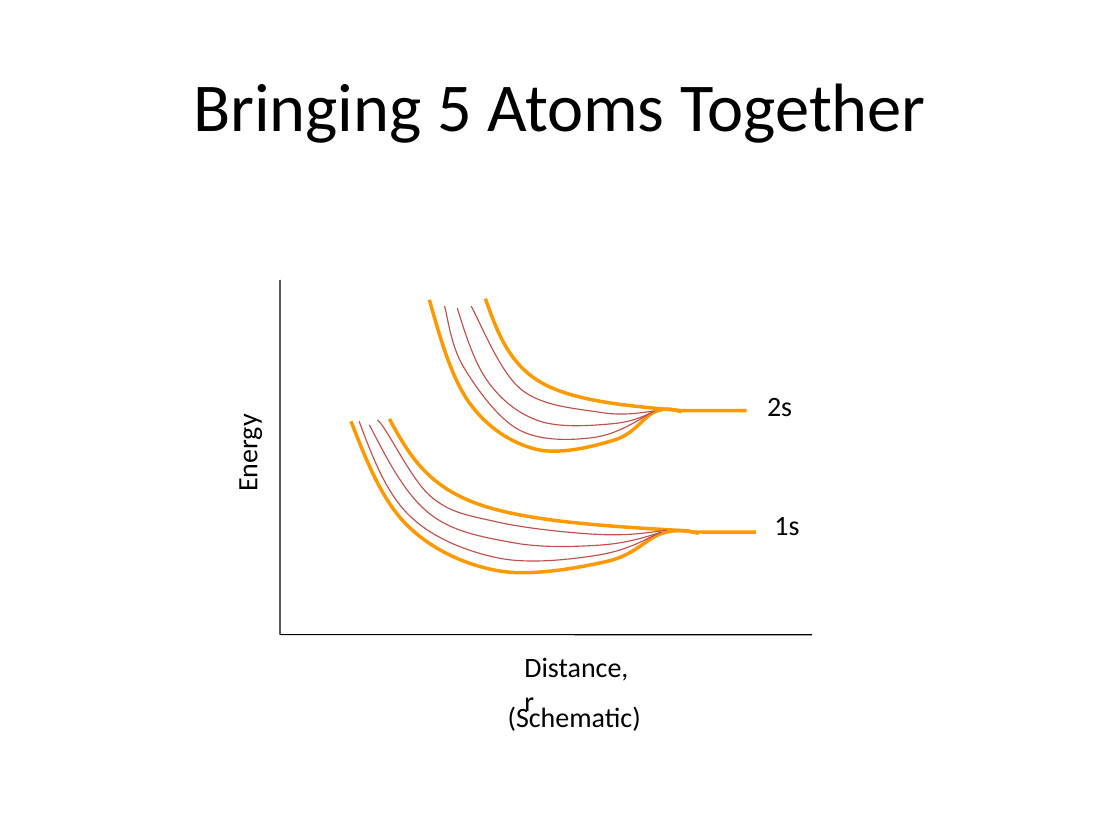
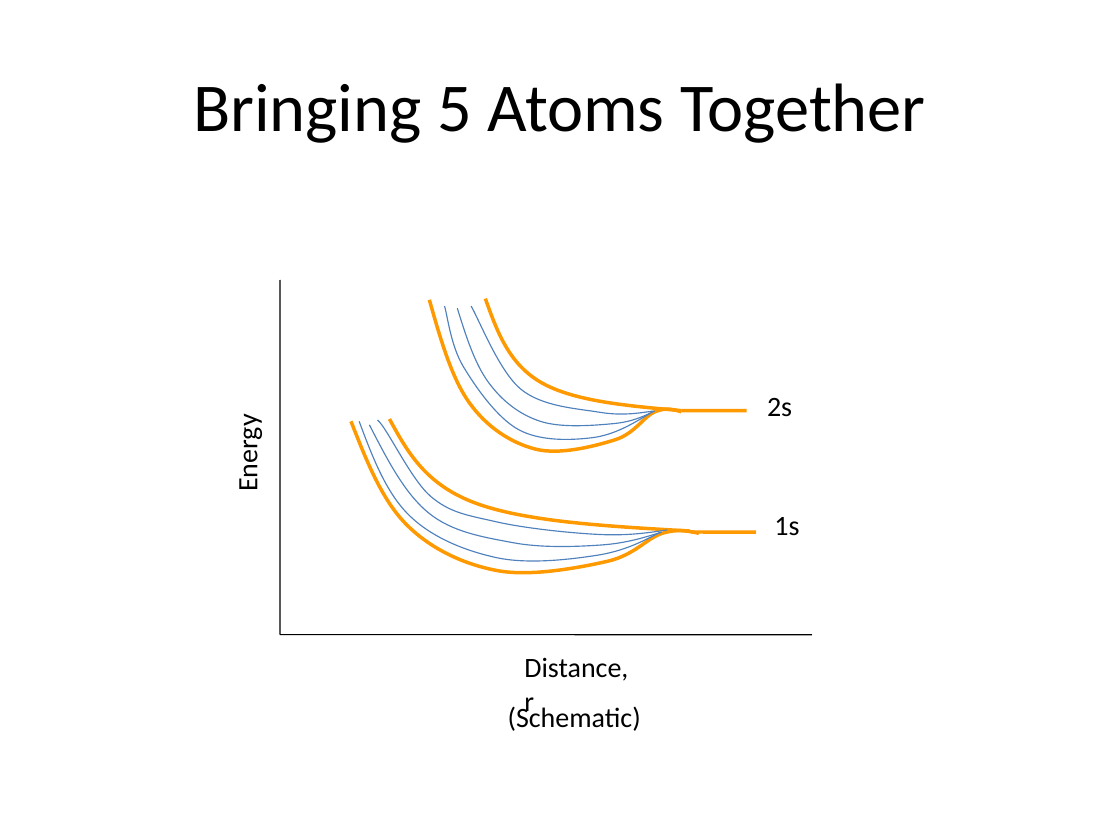
Before and after one commit to rtlines/PH223-Engineering-Physics, a slide deck: slide 12 of Slides/PH223_Lecture_20.pptx. Drawn at 1120x840 pixels with LibreOffice and Linux fonts; fonts in the diff are those of the drawing. Boxes give left, top, right and bottom in pixels: in the first picture for what was removed or moved away, otherwise in the second. Text is boxed around its words. In the diff, an @@ line names an element or a change of style, - is before the commit and + after.

```diff
--- a/Slides/PH223_Lecture_20.pptx
+++ b/Slides/PH223_Lecture_20.pptx
@@ freeform shape at (x1=485, y1=299, x2=681, y2=411): outline redrawn @@
@@ outline #C0504D 0.75 pt to #4F81BD 0.75 pt in 6 elements at (x1=472, y1=306, x2=654, y2=416), (x1=457, y1=308, x2=654, y2=428), (x1=445, y1=306, x2=651, y2=441), (x1=377, y1=420, x2=668, y2=535), (x1=370, y1=424, x2=662, y2=548), (x1=360, y1=421, x2=661, y2=564) @@
```
Also in this commit, not shown: 1 other slide changed, 9 other files.
